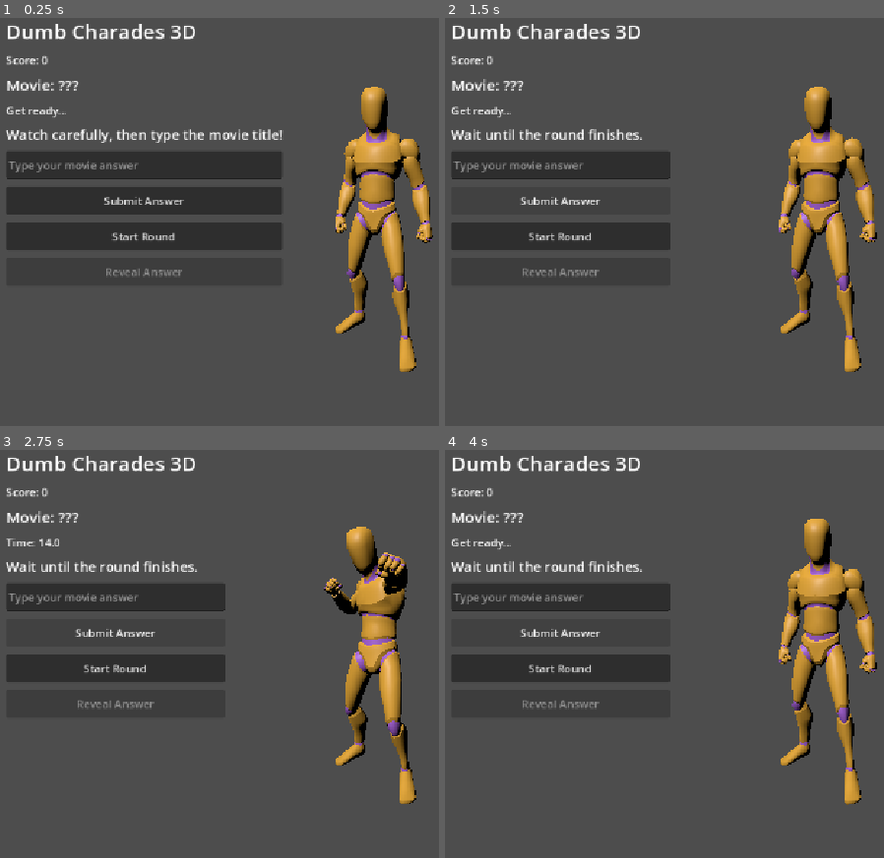
Above: before the commit, frames 1-4 (two rows, left to right).
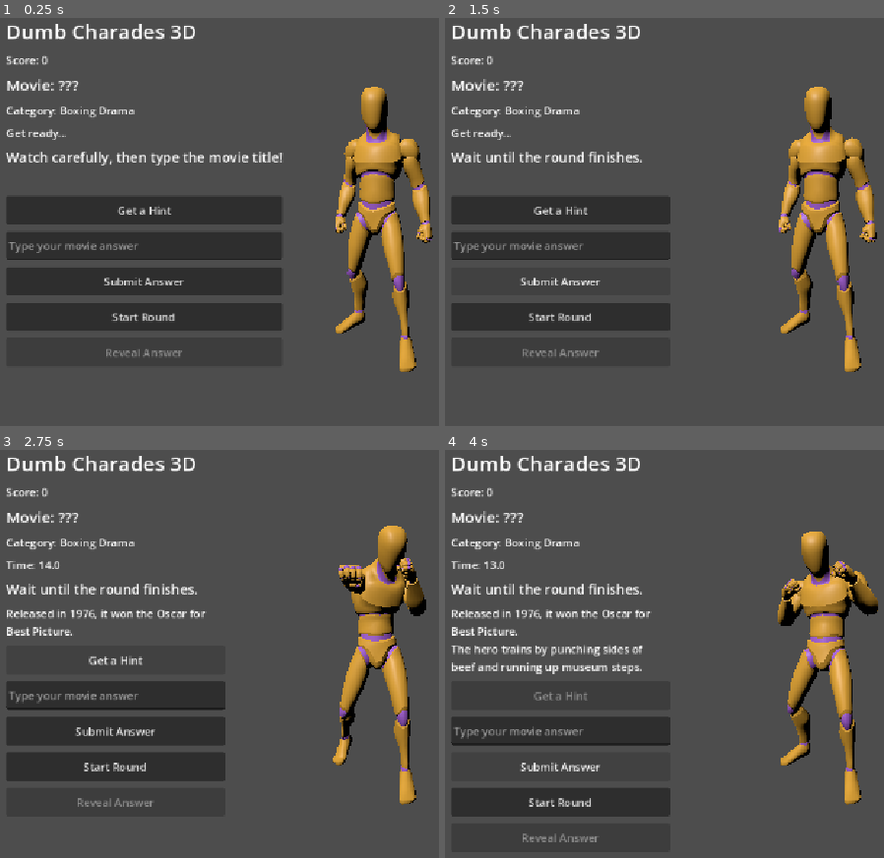
Above: after the commit, the same moments.

Repository: ramakrishna1410/dumbcharadesgodot
Game: Godot game, scene res://scenes/main_3d_ual.tscn
Two runs of this game, one before a commit and one after it. Both use one fixed random seed, a clock stepped at 60 frames per second and the inputs below.
Inputs (mouse positions are in pixels of both pictures, inside the frame that each line leads up to):
- Up to frame 1 (0.25 s): no input
- Up to frame 2 (1.5 s): click "Submit Answer" at 0.5 s; click "Submit Answer" at 1.25 s
- Up to frame 3 (2.75 s): click (114, 641) at 2 s, where only the run after the commit has a clickable "Get a Hint"
- Up to frame 4 (4 s): click (559, 658) at 2.75 s, where only the run after the commit has a clickable "Get a Hint"; click "Submit Answer" at 3.5 s

The runs differ from the first frame. In frame 1, 17% of the frame differs, in the area x 1-65%, y 21-83%; in frame 2, 11%; in frame 3, 20%; in frame 4, 21%, in the area x 1-99%, y 16-97%.

Commit message:
Add hint system and more distinctive movie action sequences
Give each movie a category (shown immediately) and two on-demand text
hints, with score reduced per hint used. Also rework each movie's
action sequence to overlap less with the others, using the
previously-unused reload clip for Mission: Impossible.

Co-Authored-By: Claude Sonnet 5 <noreply@anthropic.com>
Claude-Session: https://claude.ai/code/session_01Y8X2xr5vc4b4fP7vVJst4u

Diff:
--- a/scripts/main_3d.gd
+++ b/scripts/main_3d.gd
@@ -3,7 +3,10 @@
 @onready var animation_player: AnimationPlayer = $Blake/AnimationPlayer
 
 var movie_title_label: Label
+var category_label: Label
 var action_label: Label
+var hint_label: Label
+var hint_button: Button
 var timer_label: Label
 var score_label: Label
 var answer_input: LineEdit
@@ -18,6 +21,7 @@
 var score := 0
 var round_running := false
 var round_answered := false
+var hints_revealed := 0
 
 var clip_map := {
 	"idle": "Idle",
@@ -99,6 +103,9 @@
 	movie_title_label.add_theme_font_size_override("font_size", 22)
 	panel.add_child(movie_title_label)
 
+	category_label = Label.new()
+	panel.add_child(category_label)
+
 	timer_label = Label.new()
 	panel.add_child(timer_label)
 
@@ -106,6 +113,17 @@
 	action_label.text = "Watch carefully!"
 	action_label.add_theme_font_size_override("font_size", 20)
 	panel.add_child(action_label)
+
+	hint_label = Label.new()
+	hint_label.autowrap_mode = TextServer.AUTOWRAP_WORD
+	hint_label.custom_minimum_size = Vector2(320, 0)
+	panel.add_child(hint_label)
+
+	hint_button = Button.new()
+	hint_button.text = "Get a Hint"
+	hint_button.custom_minimum_size = Vector2(140, 42)
+	hint_button.pressed.connect(reveal_hint)
+	panel.add_child(hint_button)
 
 	answer_input = LineEdit.new()
 	answer_input.placeholder_text = "Type your movie answer"
@@ -140,9 +158,13 @@
 	intro_time = 1.5
 	round_running = true
 	round_answered = false
+	hints_revealed = 0
 
 	movie_title_label.text = "Movie: ???"
+	category_label.text = "Category: " + str(secret_movie["category"])
 	action_label.text = "Watch carefully, then type the movie title!"
+	hint_label.text = ""
+	hint_button.disabled = false
 	timer_label.text = "Get ready..."
 	score_label.text = "Score: " + str(score)
 	answer_input.clear()
@@ -163,7 +185,7 @@
 	var correct_answer := str(secret_movie["title"]).to_lower()
 
 	if player_answer == correct_answer:
-		score += 1
+		score += max(3 - hints_revealed, 1)
 		round_answered = true
 		action_label.text = "Correct!"
 		movie_title_label.text = "Movie: " + str(secret_movie["title"])
@@ -171,6 +193,18 @@
 	else:
 		action_label.text = "Incorrect. Try again!"
 
+func reveal_hint() -> void:
+	var hints: Array = secret_movie["hints"]
+
+	if hints_revealed >= hints.size():
+		return
+
+	hint_label.text += ("\n" if hint_label.text != "" else "") + str(hints[hints_revealed])
+	hints_revealed += 1
+
+	if hints_revealed >= hints.size():
+		hint_button.disabled = true
+
 func reveal_answer() -> void:
 	round_running = false
 	round_answered = true
--- a/scripts/movie_deck.gd
+++ b/scripts/movie_deck.gd
@@ -4,19 +4,27 @@
 const MOVIES = [
 	{
 		"title": "Rocky",
-		"actions": ["attack", "attack_jab", "attack", "jump_start", "jump", "jump_landing"]
+		"category": "Boxing Drama",
+		"hints": ["Released in 1976, it won the Oscar for Best Picture.", "The hero trains by punching sides of beef and running up museum steps."],
+		"actions": ["attack_jab", "attack", "attack_jab", "attack", "run", "jump_start", "jump", "jump_landing"]
 	},
 	{
 		"title": "The Matrix",
-		"actions": ["aim", "shoot", "roll", "jump_start", "jump", "jump_landing"]
+		"category": "Sci-Fi Action",
+		"hints": ["A 1999 film about a simulated reality called the Matrix.", "The hero dodges bullets in slow motion after taking a red pill."],
+		"actions": ["aim", "shoot", "roll", "aim", "roll", "shoot"]
 	},
 	{
 		"title": "Mad Max: Fury Road",
-		"actions": ["drive", "shoot", "attack", "run"]
+		"category": "Post-Apocalyptic Action",
+		"hints": ["A 2015 film set in a desert wasteland after civilization's collapse.", "Most of the movie is one long car chase across the desert."],
+		"actions": ["drive", "run", "attack", "drive", "shoot", "run"]
 	},
 	{
 		"title": "Mission: Impossible",
-		"actions": ["drive", "aim", "shoot", "roll"]
+		"category": "Spy Action",
+		"hints": ["Based on a 1960s TV series about a secret agent team.", "The hero relies on gadgets and disguises to complete impossible missions."],
+		"actions": ["drive", "aim", "shoot", "reload", "aim", "shoot"]
 	}
 ]
 
